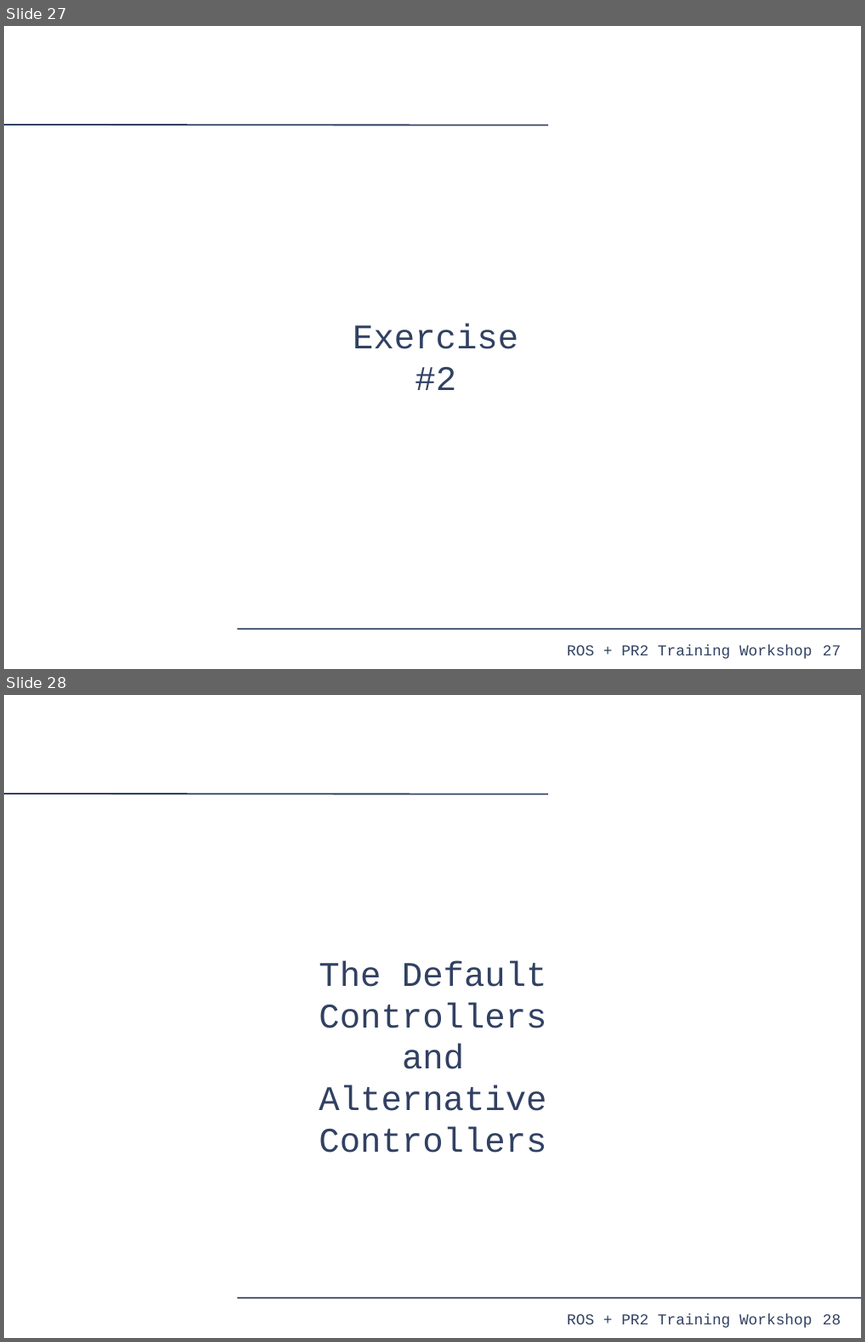
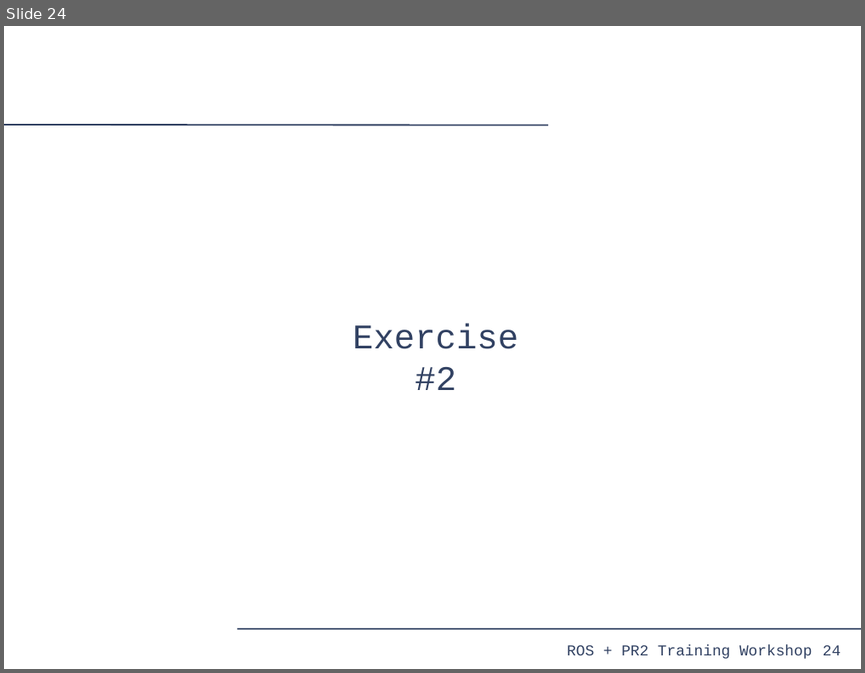
Before and after one commit to PR2/pr2_docs, a slide deck: pr2_training_workshop/moving_mechanism/slides.odp. Shown one above the other, each under a label of ours: slides 27 and 28 before the commit, slide 24 after it. The pictures are 865x1342 and 865x673 pixels, drawn with LibreOffice and Linux fonts; fonts in the diff are those of the drawing. Boxes give left, top, right and bottom in pixels: in the first picture for what was removed or moved away, otherwise in the second. Text is boxed around its words. In the diff, an @@ line names an element or a change of style, - is before the commit and + after.

```diff
--- a/pr2_training_workshop/moving_mechanism/slides.odp
+++ b/pr2_training_workshop/moving_mechanism/slides.odp
@@ slide 28 removed at [4, 695, 861, 1338], background #FFFFFF; not listed: 4 template elements that a slide beside it also shows @@
@@ text removed at [318, 960, 547, 1152] @@
-The Default Controllers
-and
-Alternative Controllers
@@ what was slide 27 is now slide 24 @@
@@ page number at [823, 645, 840, 655]: text changed @@
-27
+24
```
Also in this commit, not shown: 1 slide added, 5 other slides removed.
